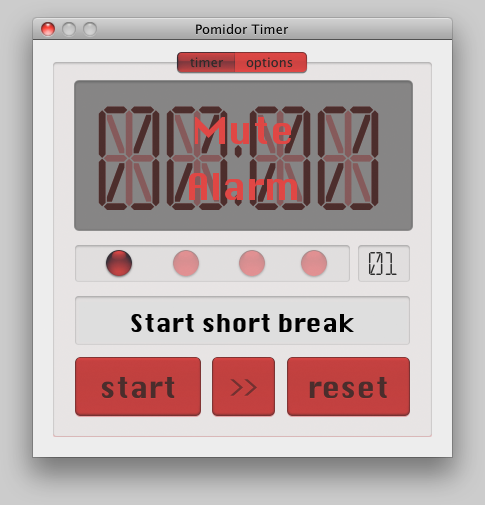
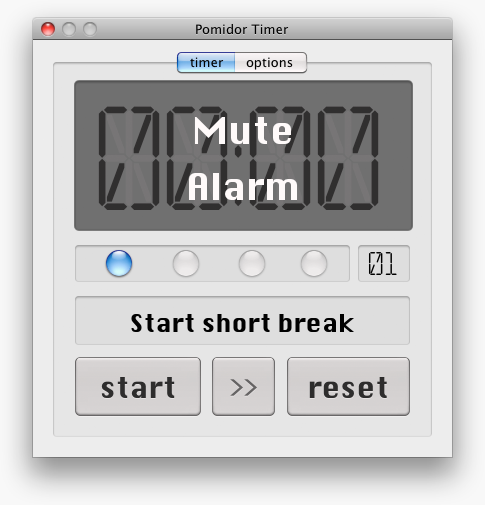
Revision of a layered 485px x 505px image; what changed, layer by layer:
hid "Layer 4" over [0, 0, 485, 505]
showed "Layer 1" over [0, 0, 485, 505]
painted on "Layer 3" over [0, 0, 485, 505]
